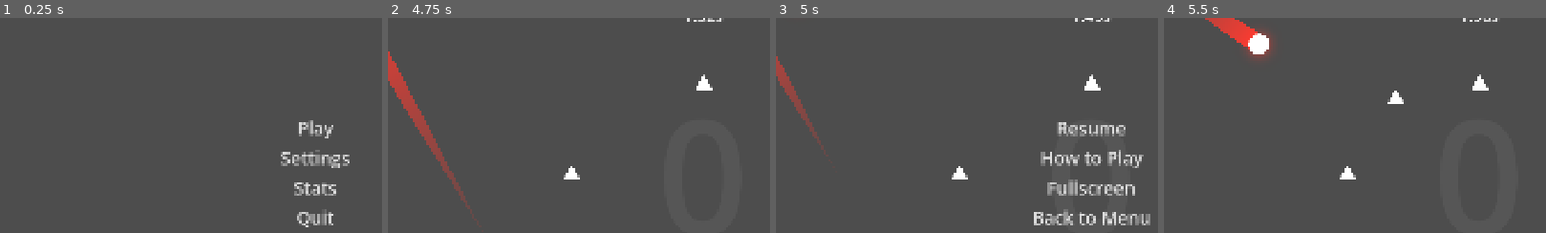
Above: before the commit, frames 1-4 (left to right).
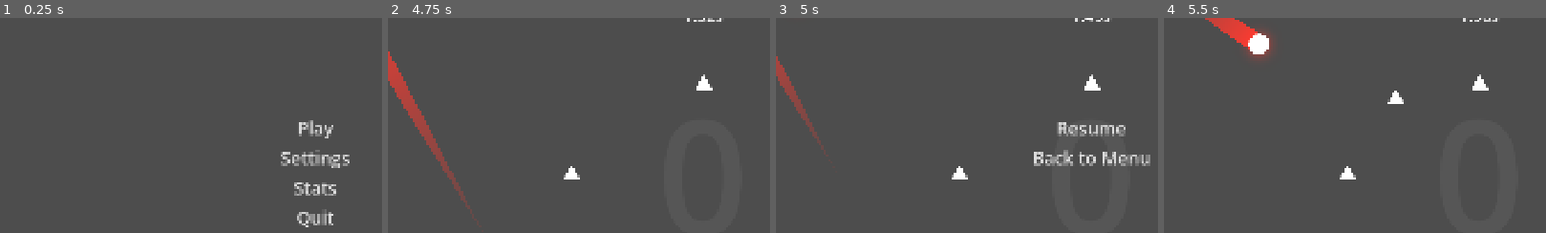
Above: after the commit, the same moments.

Repository: Yumei1010/Ball
Game: Godot game, scene res://scene/main_menu.tscn
Same seed, same stepped clock (60 frames per second), same inputs: the game is played once before the commit and once after it.
Inputs (mouse positions are % of the whole screen's width and height, from its top left):
- Up to frame 1 (0.25 s): no input
- Up to frame 2 (4.75 s): click "Play" at 0.5 s; move the mouse to (72, 45) at 1.27 s; click (72, 45) at 1.42 s; drag from (30, 55) to (50, 30) at 2.02 s; move the mouse to (60, 28) at 2.77 s; click (60, 28) at 2.92 s; drag from (45, 70) to (50, 30) at 3.52 s; move the mouse to (80, 65) at 4.27 s; click (80, 65) at 4.42 s
- Up to frame 3 (5 s): tap Escape (ui_cancel) at 4.9 s
- Up to frame 4 (5.5 s): click "Resume" at 5 s
The pictures show only the part of the screen within x 9-59%, y 14-64%; the shares and areas given below are measured in that part.

Frames 1-2 are identical in both runs. In frame 3, 3.1% of the frame differs, in the area x 67-98%, y 61-97%; in frame 4, nothing differs.

Commit message:
fix: 批量同步 20 个失效 UID + 残留大写路径
Co-Authored-By: Claude Opus 4.7 <noreply@anthropic.com>

Diff:
--- a/game/ui/pause_menu.tscn
+++ b/game/ui/pause_menu.tscn
@@ -27,22 +27,6 @@
 text = "继续游戏"
 flat = true
 
-[node name="TutorialButton" type="Button" parent="VBoxContainer" unique_id=1729598429 groups=["bottons", "buttons"]]
-unique_name_in_owner = true
-layout_mode = 2
-theme_override_font_sizes/font_size = 45
-action_mode = 0
-text = "教程"
-flat = true
-
-[node name="FullscreenButton" type="Button" parent="VBoxContainer" unique_id=1045579287 groups=["bottons", "buttons"]]
-unique_name_in_owner = true
-layout_mode = 2
-theme_override_font_sizes/font_size = 45
-action_mode = 0
-text = "全屏"
-flat = true
-
 [node name="MainMenuButton" type="Button" parent="VBoxContainer" unique_id=1317522323 groups=["bottons", "buttons"]]
 unique_name_in_owner = true
 layout_mode = 2
@@ -51,17 +35,5 @@
 text = "返回主菜单"
 flat = true
 
-[node name="TutorialImage" type="TextureRect" parent="." unique_id=1633199096]
-unique_name_in_owner = true
-visible = false
-z_index = 1
-anchors_preset = 15
-anchor_right = 1.0
-anchor_bottom = 1.0
-offset_left = 24.0
-offset_top = 19.0
-offset_right = -26.0
-offset_bottom = -22.0
-grow_horizontal = 2
-grow_vertical = 2
-expand_mode = 1
+[connection signal="button_down" from="VBoxContainer/ResumeButton" to="." method="_on_resume_button_click"]
+[connection signal="button_down" from="VBoxContainer/MainMenuButton" to="." method="_on_main_menu_button_click"]
--- a/project.godot
+++ b/project.godot
@@ -19,7 +19,6 @@
 config/use_custom_user_dir=true
 config/custom_user_dir_name="KILL LOOP"
 config/features=PackedStringArray("4.6", "Forward Plus")
-config/icon=""
 
 [autoload]
 
--- a/scene/main.tscn
+++ b/scene/main.tscn
@@ -1,16 +1,16 @@
 [gd_scene format=3 uid="uid://c28lu4w14ia1x"]
 
-[ext_resource type="Script" uid="uid://fue54mlf5e0c" path="res://script/main_scene.gd" id="1_0n0co"]
+[ext_resource type="Script" uid="uid://cbf7clyl3k70x" path="res://script/main_scene.gd" id="1_0n0co"]
 [ext_resource type="PackedScene" uid="uid://cbus8chf27tph" path="res://game/actors/player/player_ball.tscn" id="1_axlnn"]
-[ext_resource type="Script" uid="uid://ci1jjrnjla6cw" path="res://script/effect/camera_shaker.gd" id="2_pff3i"]
+[ext_resource type="Script" uid="uid://d1jntps7yrccs" path="res://script/effect/camera_shaker.gd" id="2_pff3i"]
 [ext_resource type="PackedScene" uid="uid://dxb2ihg5s7iiy" path="res://game/ui/game_ui.tscn" id="2_ql5uw"]
 [ext_resource type="PackedScene" uid="uid://bx6atr8b6pw7l" path="res://game/ui/outer_zone.tscn" id="4_0n0co"]
 [ext_resource type="PackedScene" uid="uid://b8c3khyey3y88" path="res://game/actors/enemy/enemy_normal.tscn" id="4_a6a44"]
-[ext_resource type="Script" uid="uid://dujfd3c07p3ab" path="res://script/Other/path_manager.gd" id="5_ohpoc"]
+[ext_resource type="Script" uid="uid://qj85d4nomw7l" path="res://script/other/path_manager.gd" id="5_ohpoc"]
 [ext_resource type="Shader" uid="uid://dkl8x5ieduiaj" path="res://script/shader/DeathInversionEffect.gdshader" id="7_ql5uw"]
-[ext_resource type="Script" uid="uid://5wog4f2s2u3a" path="res://script/Other/enemy_spawner.gd" id="8_5t6br"]
+[ext_resource type="Script" uid="uid://c10ylfth6utg8" path="res://script/other/enemy_spawner.gd" id="8_5t6br"]
 [ext_resource type="PackedScene" uid="uid://c0oq63xhnn030" path="res://game/effect/audio_manager.tscn" id="8_e0lk5"]
-[ext_resource type="Script" uid="uid://d38r084prjvtp" path="res://script/Other/bounce_counter_manager.gd" id="11_b6ym3"]
+[ext_resource type="Script" uid="uid://1frfclsx1wt3" path="res://script/other/bounce_counter_manager.gd" id="11_b6ym3"]
 [ext_resource type="AudioStream" uid="uid://djvlwl12diixm" path="res://assets/audio/Sound Effects/bounce.wav" id="11_bbtn3"]
 [ext_resource type="PackedScene" uid="uid://dh8ve25xxrm82" path="res://game/ui/pause_menu.tscn" id="15_cne5c"]
 
--- a/scene/main_menu.tscn
+++ b/scene/main_menu.tscn
@@ -1,6 +1,6 @@
 [gd_scene format=3 uid="uid://oobqc5xxn0o8"]
 
-[ext_resource type="Script" uid="uid://8e456vg5levh" path="res://script/UI/main_menu.gd" id="1_pvidh"]
+[ext_resource type="Script" uid="uid://dddiu0lil16jn" path="res://script/ui/main_menu.gd" id="1_pvidh"]
 [ext_resource type="PackedScene" uid="uid://db3cb5ikpel7g" path="res://game/ui/settings_menu.tscn" id="49_tbbh3"]
 
 [node name="MainMenu" type="Control" unique_id=1956974454]
--- a/script/ui/pause_menu.gd
+++ b/script/ui/pause_menu.gd
@@ -1,15 +1,8 @@
 extends CanvasLayer
 
-
-func _ready() -> void:
-	%ResumeButton.pressed.connect(_on_resume)
-	%MainMenuButton.pressed.connect(_on_main_menu)
-
-
-func _on_resume() -> void:
+func _on_resume_button_click() -> void:
 	get_tree().paused = false
 
-
-func _on_main_menu() -> void:
+func _on_main_menu_button_click() -> void:
 	get_tree().paused = false
 	get_tree().change_scene_to_file("res://scene/main_menu.tscn")
Not shown: 1 places in game/actors/enemy/enemy_bounce.tscn that only renumber resources
Not shown: 1 places in game/actors/enemy/enemy_normal.tscn that only renumber resources
Not shown: 1 places in game/actors/enemy/enemy_patrol.tscn that only renumber resources
Not shown: 1 places in game/actors/enemy/enemy_tracker.tscn that only renumber resources
Not shown: 1 places in game/actors/player/player_ball.tscn that only renumber resources
Not shown: 1 places in game/effect/audio_manager.tscn that only renumber resources
Not shown: 1 places in game/effect/background_effects.tscn that only renumber resources
Not shown: 1 places in game/effect/bounce_counter.tscn that only renumber resources
Not shown: 1 places in game/effect/floating_text.tscn that only renumber resources
Not shown: 1 places in game/effect/kill_effect.tscn that only renumber resources
Not shown: 1 places in game/effect/spawn_marker.tscn that only renumber resources
Not shown: 1 places in game/music/music_manager.tscn that only renumber resources
(and 2 more such lines)
